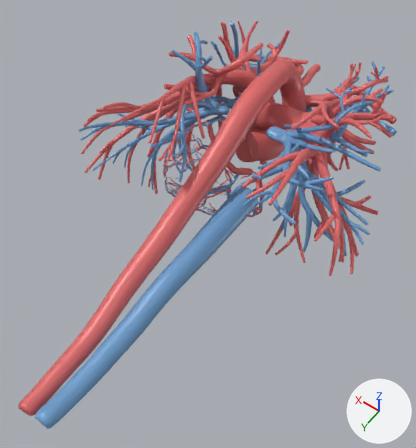
One commit to the glTF model public/anatomy/thorax-vaisseaux.glb: the scene before it, then after it.
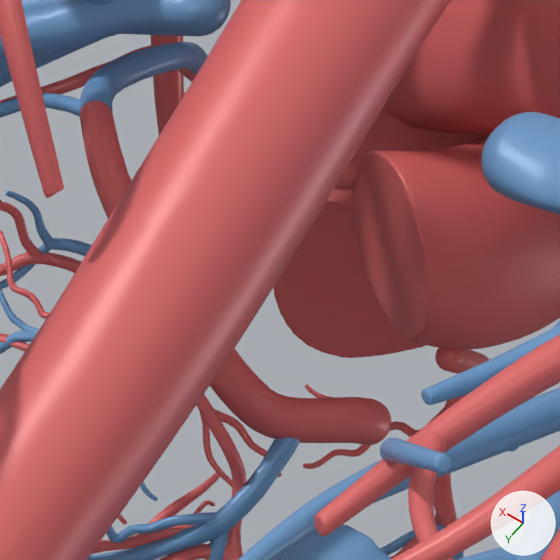
Each version is shown whole from a 50 mm lens placed at (-175.4, -918.8, 258.9), pointed at (-5.3, -1156.9, -115.4), then close up on the part from 47% to 67% of the width and 24% to 43% of the height. The axes (+X, +Y, +Z) are drawn at lower right. The lights are the same throughout. The first two pictures are the older version. Where no turn or scale is listed for an object, it has been applied to the vertices.

In view in the first close-up: 'aorte_ascendante', 'aorte_descendante', 'artere_interventriculaire_anterieure', 'artere_interventriculaire_posterieure', 'artere_pulmonaire', 'grande_veine_cardiaque', 'sinus_coronaire', 'tronc_de_l_artere_coronaire_droite', 'veine_cardiaque_moyenne', 'veine_cave_inferieure', 'veine_pulmonaire', 'veines_posterieures_du_ventricule_gauche_ensemble' and 6 more.
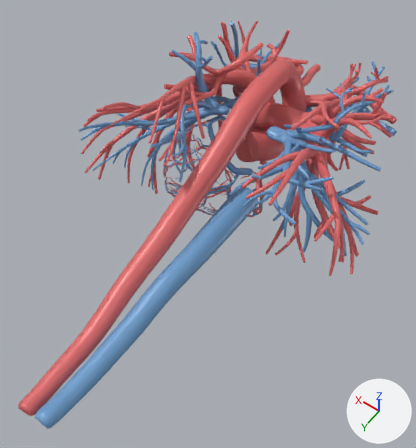
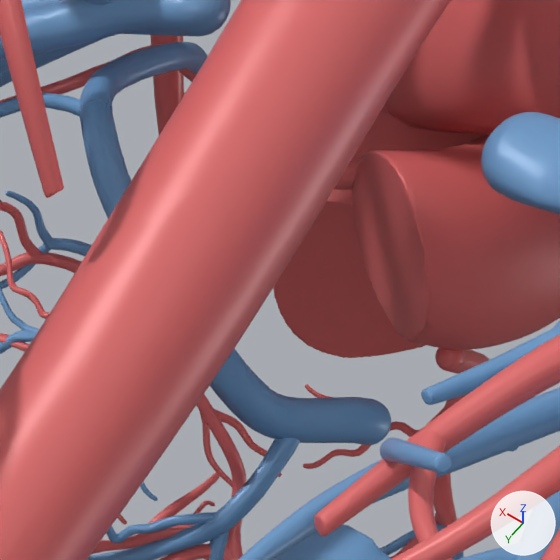
Changed parts and their boxes [x1, y1, x2, y2] in the close-ups (560 x 560 px):
'sinus_coronaire', recoloured: [80, 101, 391, 445] in both

The change, as a list of edits to the scene's bpy script:
```text
Change me_sinus_coronaire:
    where me_sinus_coronaire.from_pydata(...)  # 963 vertices, 1922 faces; spans x -24.4..24.4, y -9.7..9.7, z -17.3..17.3
    remove me_sinus_coronaire.materials.append(mat_material_0)  # red #e16c6c
    add me_sinus_coronaire.materials.append(mat_material_1)  # blue #6fa0ce
```
